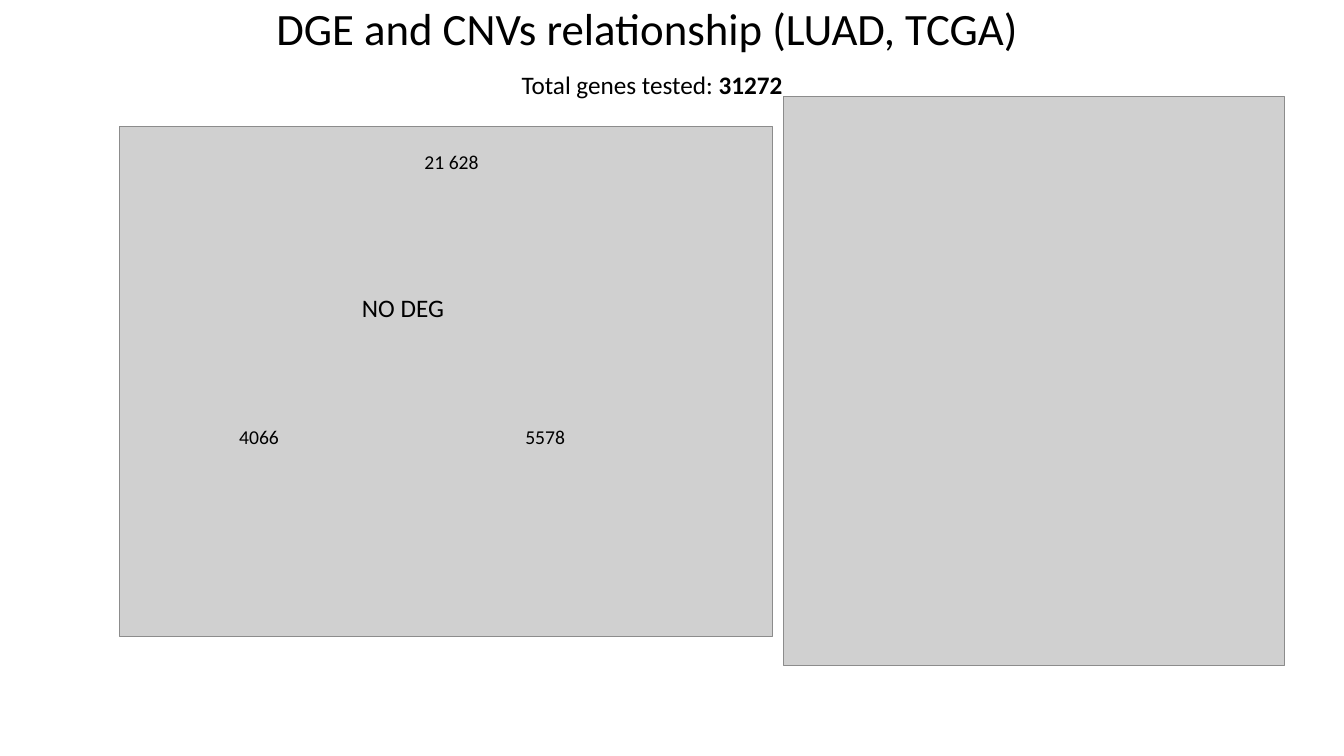
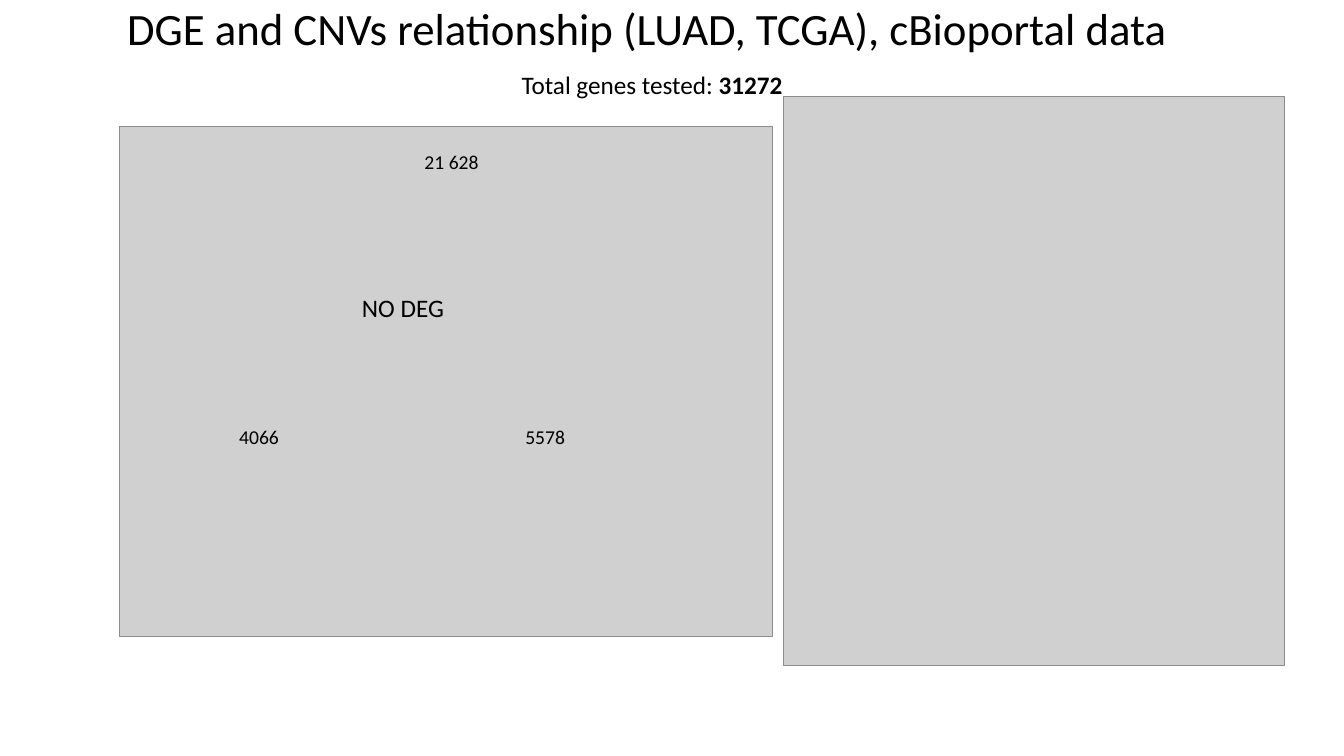
Before and after one commit to Katerina10-cloud/CN-aware-DGE, a slide deck: slide 2 of modeling DGE_CNV.pptx. Drawn at 1344x756 pixels with LibreOffice and Linux fonts; fonts in the diff are those of the drawing; grey boxes stand for pictures. Boxes give left, top, right and bottom in pixels: in the first picture for what was removed or moved away, otherwise in the second. Text is boxed around its words. In the diff, an @@ line names an element or a change of style, - is before the commit and + after.

```diff
--- a/modeling DGE_CNV.pptx
+++ b/modeling DGE_CNV.pptx
@@ title at [127,12,1167,53]: text changed @@
-DGE and CNVs relationship (LUAD, TCGA)
+DGE and CNVs relationship (LUAD, TCGA), cBioportal data
```
Also in this commit, not shown: 6 other slides changed, 2 slides added, 3 slides removed, 6 other files.
